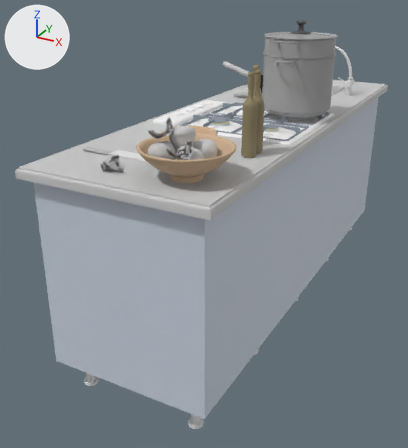
The FBX model Assets/Models/厨房/厨房.FBX, before and after one commit.
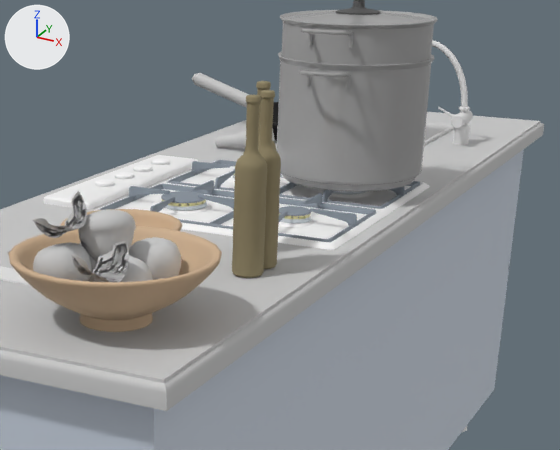
The first picture shows the older version from a camera (50 mm lens) standing at (2.764, -4.325, 1.541) and looking at (1.521, -2.065, 0.41). The close-ups show both versions on the part from 32% to 97% of the width and 6% to 53% of the height of that picture; other places that the commit changed are outside them. Every picture has the same lights, and +X, +Y and +Z are marked at upper left. Where no turn or scale is listed for an object, it has been applied to the vertices. Vertices at the same position are counted once.

Names of what the first close-up shows: 'Line03', 'Line16', 'Line28', 'Orange', 'Orange02', 'Rectangle01', 'Rectangle02', 'Shape10', 'apple01', 'leaf04', '不锈钢锅', '点火灶'.
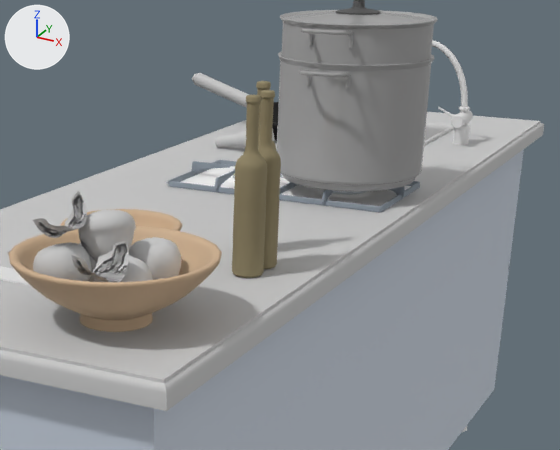
What differs and where, as boxes (x1, y1, x2, y2) in the close-ups (560 x 450 px):
'点火灶', reshaped: before (44, 155, 430, 250); after (165, 160, 420, 212)
part 1 of me_mesh_002, deleted: before (44, 155, 376, 242)
part 2 of me_mesh_002, deleted: before (94, 160, 430, 250)

Edits to the bpy script that builds the scene:
```text
Change me_mesh_002:
    used by ob_点火灶; location = (1.614, -1.999, 0.956)
    remove me_mesh_002.from_pydata(...)  # 7397 vertices, 15006 faces; spans x -0.256..0.411, y -0.298..0.297, z -0.048..0.016
    add me_mesh_002.from_pydata(...)  # 3233 vertices, 6534 faces; spans x -0.106..0.399, y -0.123..0.283, z -0.048..0.016
    me_mesh_002 part 1: 12 loose pieces with 3706 vertices, spanning x -0.256..0.399, y -0.285..0.252, z -0.02..0.016, are deleted
    me_mesh_002 part 2: 458 vertices removed from x -0.118..0.411, y -0.298..0.297, z -0.048..-0.007
    remove me_mesh_002.materials.append(mat_cookknbt)  # white #f7f7f7
```
